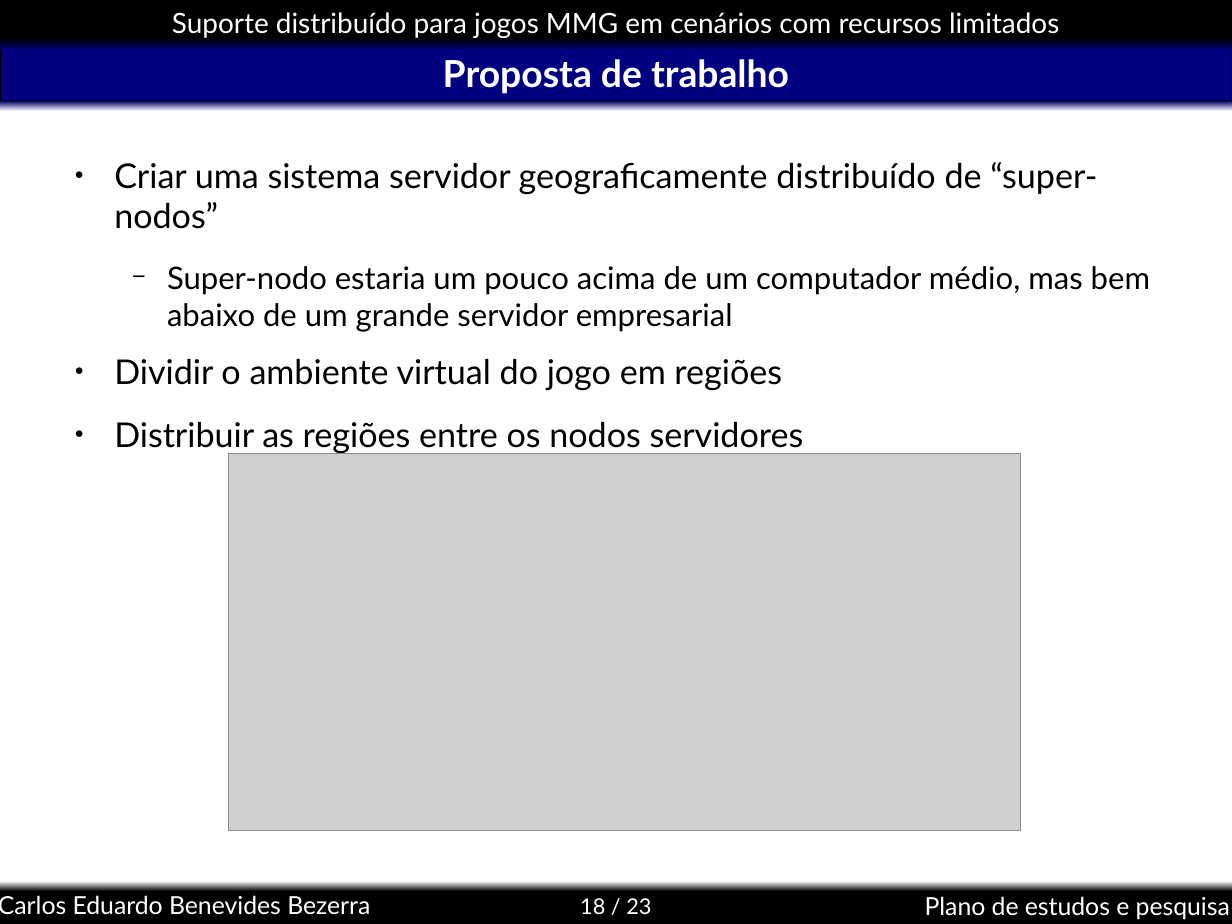
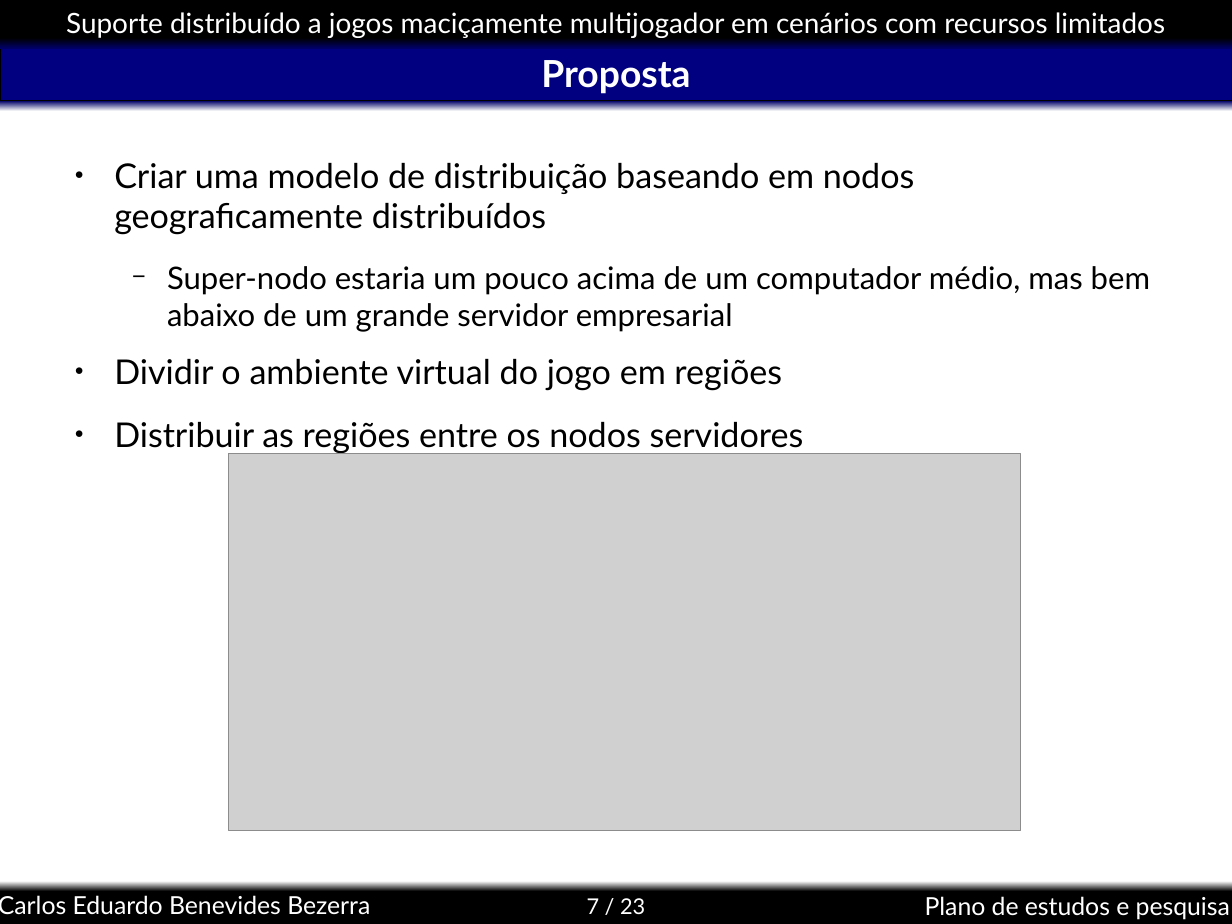
Before and after one commit to kdubezerra/kdubezerra, a slide deck: slide 7 of textos/semac/Semac_Defesa.ppt (slide 18 before the commit). Drawn at 1232x924 pixels with LibreOffice and Linux fonts; fonts in the diff are those of the drawing; grey boxes stand for pictures; background and template pictures are left out. Boxes give left, top, right and bottom in pixels: in the first picture for what was removed or moved away, otherwise in the second. Text is boxed around its words. In the diff, an @@ line names an element or a change of style, - is before the commit and + after.

```diff
--- a/textos/semac/Semac_Defesa.ppt
+++ b/textos/semac/Semac_Defesa.ppt
@@ text in rectangle at (x1=66, y1=12, x2=1165, y2=38): text changed @@
-Suporte distribuído para jogos MMG em cenários com recursos limitados
+Suporte distribuído a jogos maciçamente multijogador em cenários com recursos limitados
@@ title at (x1=541, y1=60, x2=690, y2=94): text changed @@
-Proposta de trabalho
+Proposta
@@ text at (x1=114, y1=163, x2=915, y2=235): text changed @@
-● Criar uma sistema servidor geograficamente distribuído de “super-nodos”
+● Criar uma modelo de distribuição baseando em nodos geograficamente distribuídos
@@ page number at (x1=587, y1=898, x2=645, y2=914): text changed @@
-18 / 23
+7 / 23
```
Also in this commit, not shown: 11 other slides changed, 11 slides removed.
